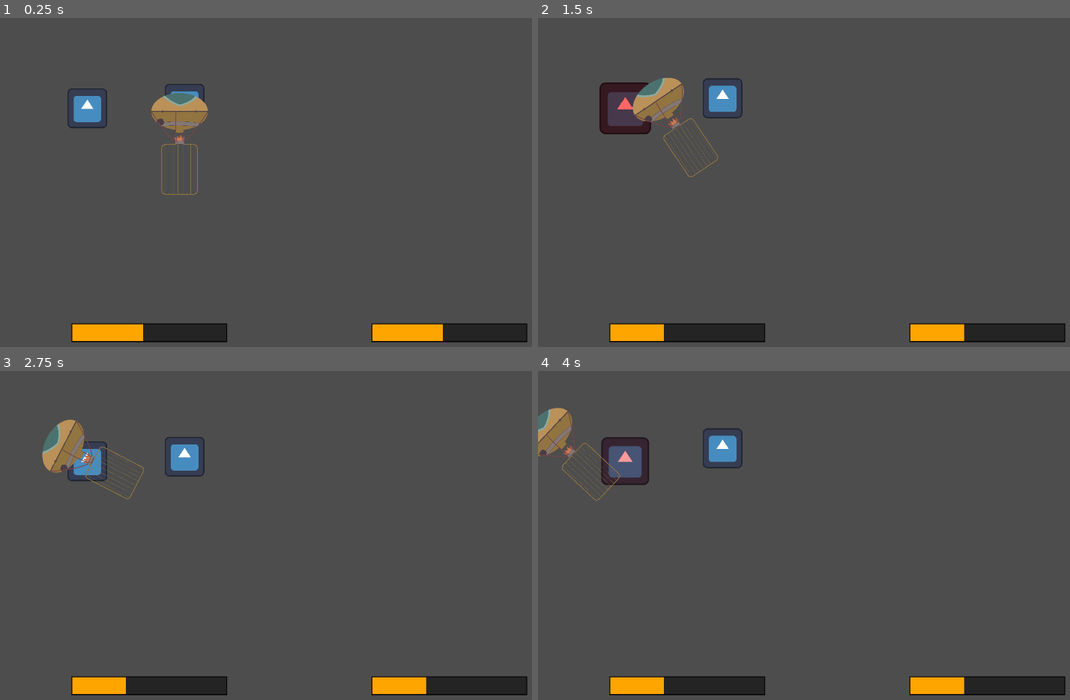
Above: before the commit, frames 1-4 (two rows, left to right).
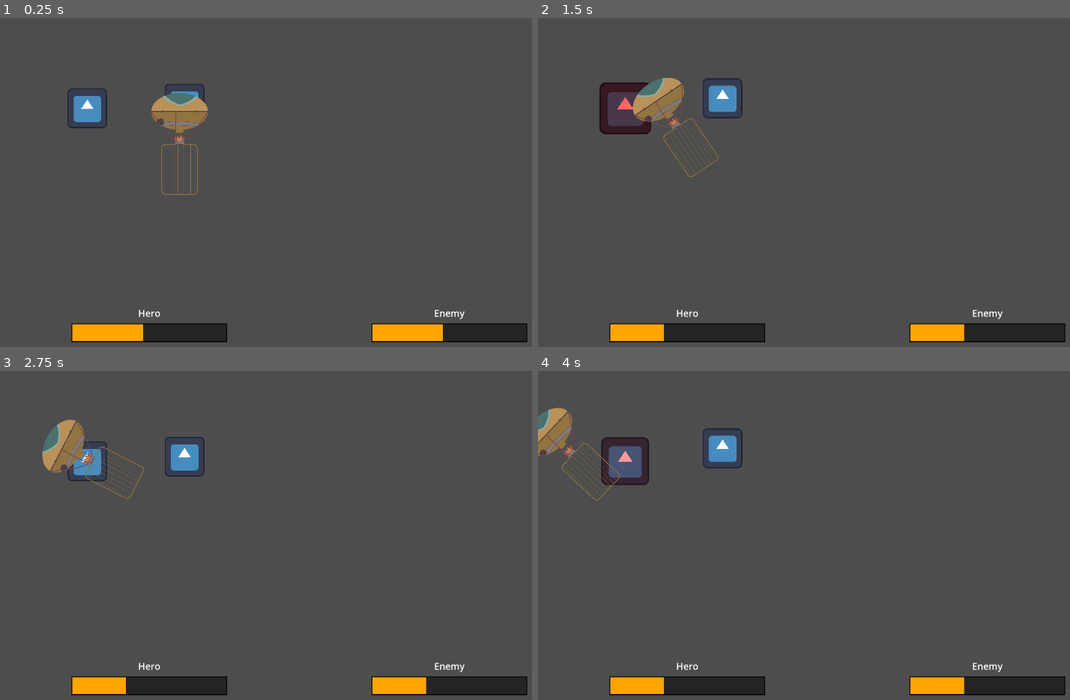
Above: after the commit, the same moments.

Repository: panorb/ludum-dare-53
Game: Godot game, scene res://world.tscn
Two runs of this game, one before a commit and one after it. Both use one fixed random seed, a clock stepped at 60 frames per second and the inputs below. The engine's default icon, where the game draws it, is replaced by a stand-in: a white triangle on a blue panel in a dark square.
Inputs (mouse positions are in pixels of both pictures, inside the frame that each line leads up to):
- Up to frame 1 (0.25 s): no input
- Up to frame 2 (1.5 s): tap Enter (ui_accept) at 0.5, 0.77 s; move the mouse to (968, 169) at 0.52 s; press the mouse at (968, 169) at 0.53 s; move the mouse to (718, 202) at 1.27 s; release the mouse at (718, 202) at 1.28 s; click (718, 202) at 1.35 s
- Up to frame 3 (2.75 s): tap Enter (ui_accept) at 1.52 s; move the mouse to (361, 466) at 2.02 s; press the mouse at (361, 466) at 2.03 s
- Up to frame 4 (4 s): move the mouse to (809, 607) at 2.77 s; release the mouse at (809, 607) at 2.78 s; click (809, 607) at 2.85 s; tap Enter (ui_accept) at 3.02, 3.77 s; move the mouse to (1016, 588) at 3.52 s; press the mouse at (1016, 588) at 3.53 s

The runs differ from the first frame. In frame 1, 0.1% of the frame differs, in the area x 26-88%, y 88-92%; in frame 2, 0.1%; in frame 3, 0.1%; in frame 4, 0.1%.

Commit message:
Add label

Diff:
--- a/godot/game/game.tscn
+++ b/godot/game/game.tscn
@@ -36,7 +36,20 @@
 layout_mode = 2
 size_flags_horizontal = 3
 
-[node name="Healthbar Main" parent="UI/HBoxContainer/HBoxContainer" instance=ExtResource("6_hh28r")]
+[node name="VBoxContainer" type="VBoxContainer" parent="UI/HBoxContainer/HBoxContainer"]
+layout_mode = 2
+size_flags_horizontal = 6
+size_flags_vertical = 4
+
+[node name="Hero" type="Label" parent="UI/HBoxContainer/HBoxContainer/VBoxContainer"]
+custom_minimum_size = Vector2(300, 50)
+layout_mode = 2
+size_flags_horizontal = 4
+theme_override_font_sizes/font_size = 30
+text = "Hero"
+horizontal_alignment = 1
+
+[node name="Healthbar Main" parent="UI/HBoxContainer/HBoxContainer/VBoxContainer" instance=ExtResource("6_hh28r")]
 clip_contents = true
 layout_mode = 2
 size_flags_horizontal = 6
@@ -46,9 +59,21 @@
 [node name="HBoxContainer2" type="HBoxContainer" parent="UI/HBoxContainer"]
 layout_mode = 2
 size_flags_horizontal = 3
-size_flags_vertical = 4
+size_flags_vertical = 8
 
-[node name="Healthbar Enemy" parent="UI/HBoxContainer/HBoxContainer2" instance=ExtResource("6_hh28r")]
+[node name="VBoxContainer" type="VBoxContainer" parent="UI/HBoxContainer/HBoxContainer2"]
+layout_mode = 2
+size_flags_horizontal = 6
+
+[node name="Enemy" type="Label" parent="UI/HBoxContainer/HBoxContainer2/VBoxContainer"]
+custom_minimum_size = Vector2(300, 50)
+layout_mode = 2
+size_flags_horizontal = 4
+theme_override_font_sizes/font_size = 30
+text = "Enemy"
+horizontal_alignment = 1
+
+[node name="Healthbar Enemy" parent="UI/HBoxContainer/HBoxContainer2/VBoxContainer" instance=ExtResource("6_hh28r")]
 clip_contents = true
 layout_mode = 2
 size_flags_horizontal = 6
